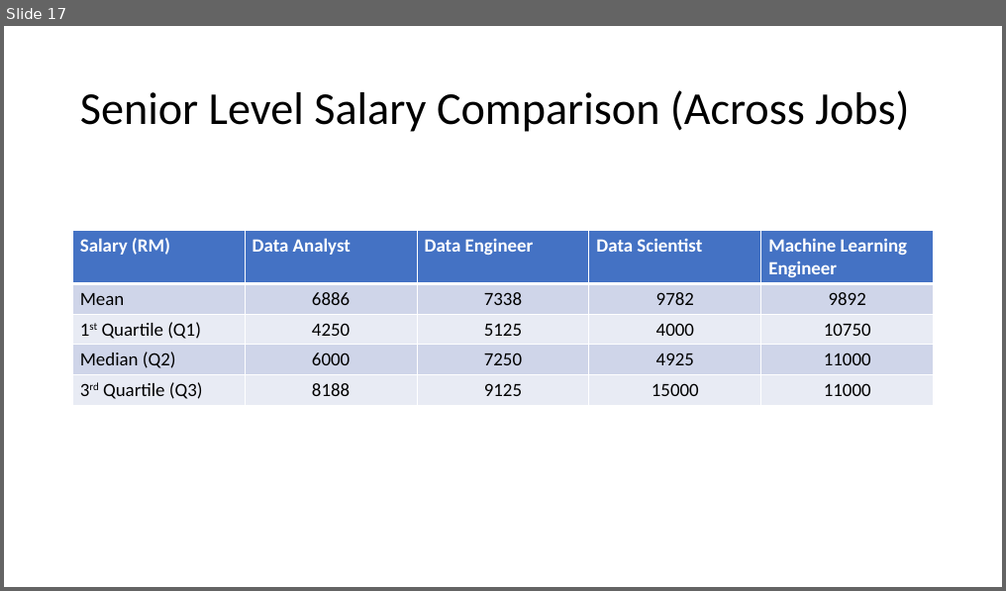
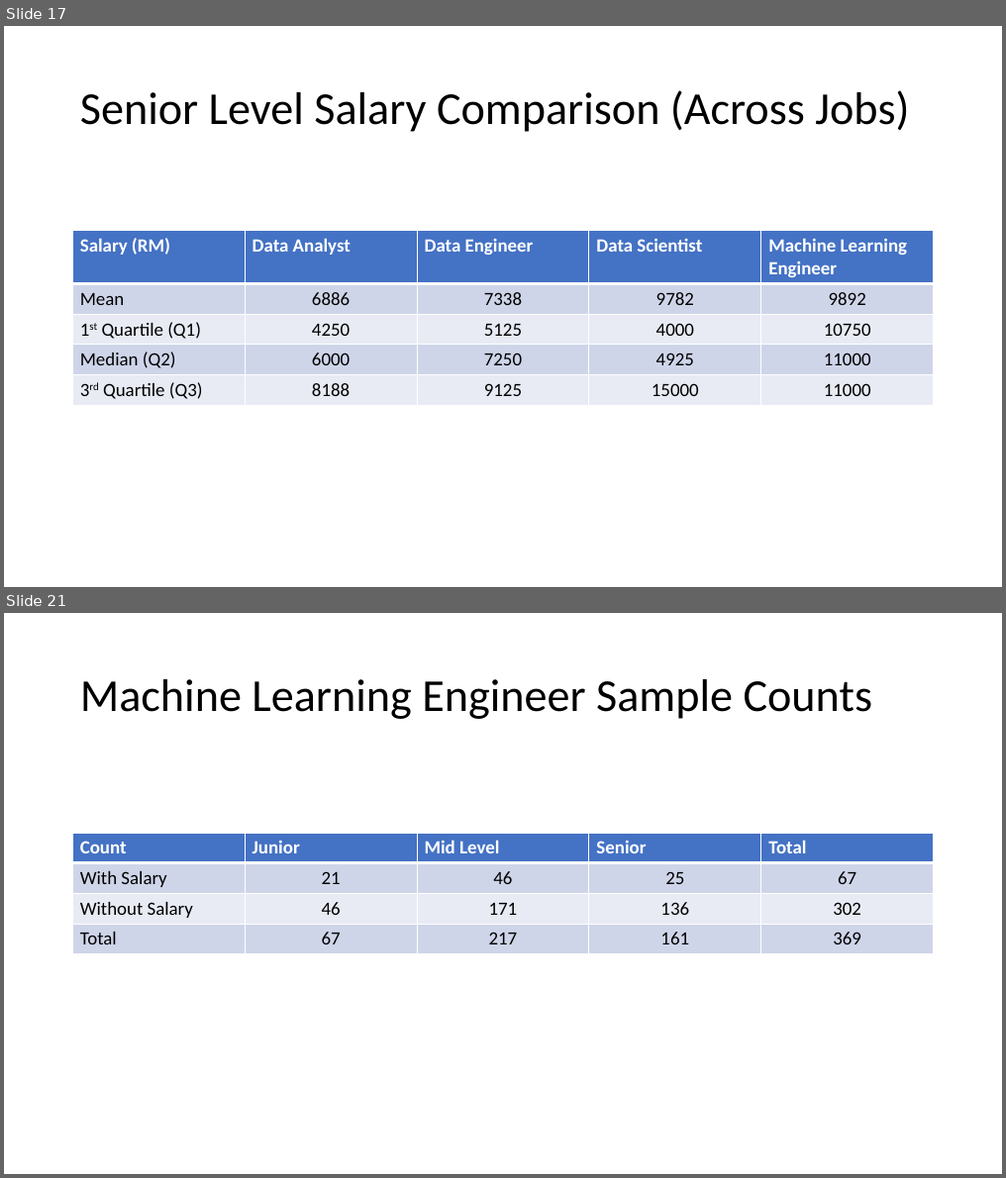
Before and after one commit to binxuankong/skills-ontology-project, a slide deck: job-salary-insights/Job Salary Analysis.pptx. Shown one above the other, each under a label of ours: slide 17 before the commit, slides 17 and 21 after it; the slides between them are not shown. The pictures are 1006x591 and 1006x1178 pixels, drawn with LibreOffice and Linux fonts; fonts in the diff are those of the drawing. Boxes give left, top, right and bottom in pixels: in the first picture for what was removed or moved away, otherwise in the second. Text is boxed around its words. In the diff, an @@ line names an element or a change of style, - is before the commit and + after.

Commit message:
Get sample count

```diff
--- a/job-salary-insights/Job Salary Analysis.pptx
+++ b/job-salary-insights/Job Salary Analysis.pptx
@@ slide 21 added at (4, 613, 1002, 1174), background #FFFFFF @@
@@ title added at (80, 679, 873, 719), 44 pt, text #000000 @@
+Machine Learning Engineer Sample Counts
@@ table added at (73, 833, 934, 955), 4 rows, 5 columns @@
+Count | Junior | Mid Level | Senior | Total
+With Salary | 21 | 46 | 25 | 67
+Without Salary | 46 | 171 | 136 | 302
+Total | 67 | 217 | 161 | 369
```
Also in this commit, not shown: 3 other slides added, 1 other file.
